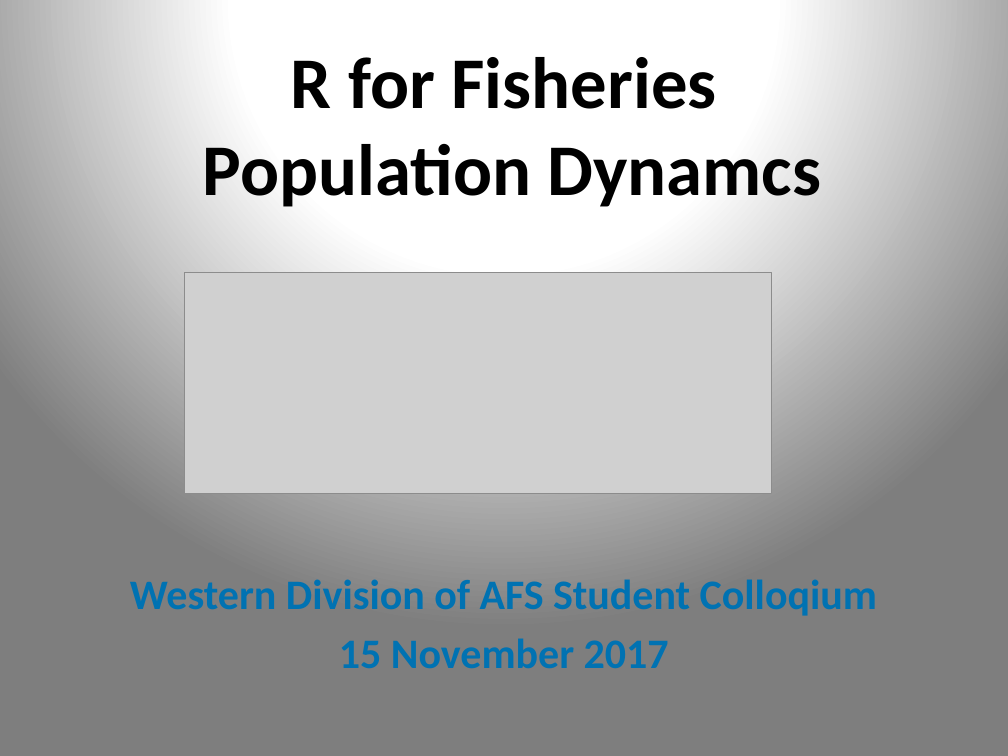
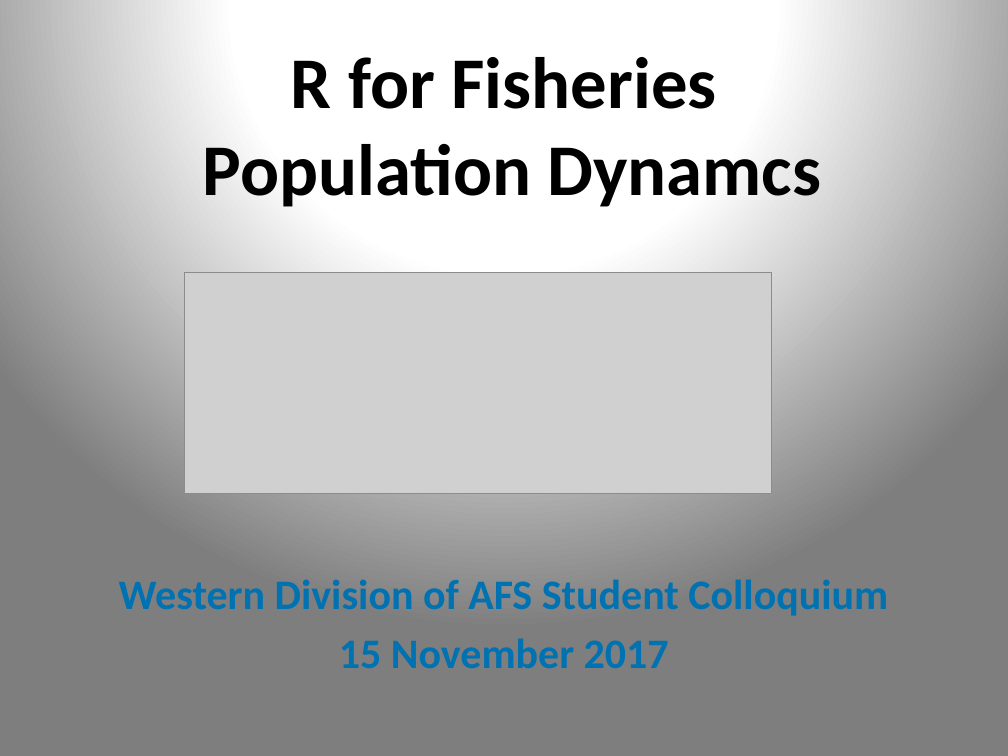
Before and after one commit to droglenc/RcourseIdaho2017, a slide deck: slide 1 of Slides.pptx. Drawn at 1008x756 pixels with LibreOffice and Linux fonts; fonts in the diff are those of the drawing; grey boxes stand for pictures. Boxes give left, top, right and bottom in pixels: in the first picture for what was removed or moved away, otherwise in the second. Text is boxed around its words. In the diff, an @@ line names an element or a change of style, - is before the commit and + after.

Commit message:
Fixed typo on slides

```diff
--- a/Slides.pptx
+++ b/Slides.pptx
@@ text at [119, 579, 888, 616]: text changed @@
-Western Division of AFS Student Colloqium
+Western Division of AFS Student Colloquium
```
